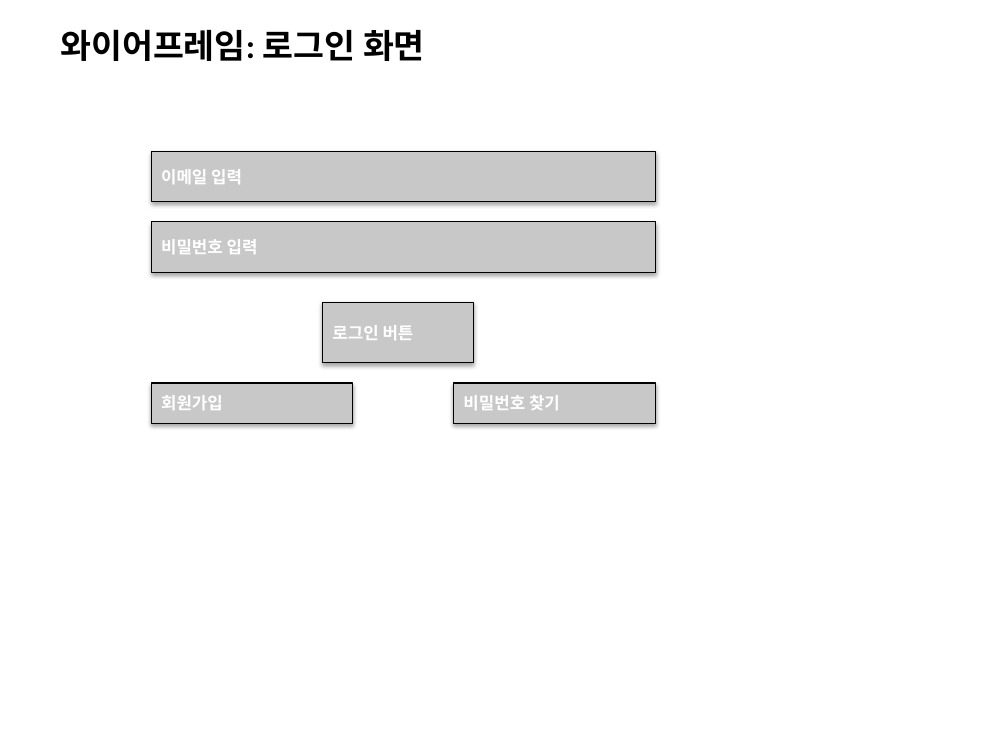
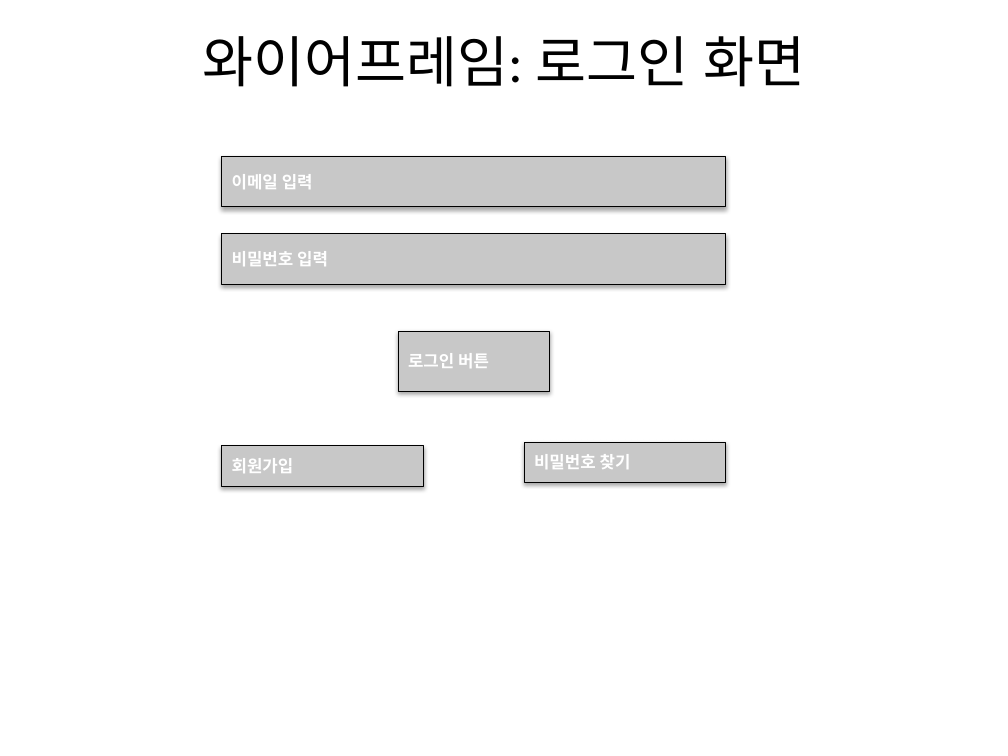
Before and after one commit to woghdqkr/resume, a slide deck: slide 4 of Screen Design.pptx (slide 7 before the commit). Drawn at 1008x756 pixels with LibreOffice and Linux fonts; fonts in the diff are those of the drawing. Boxes give left, top, right and bottom in pixels: in the first picture for what was removed or moved away, otherwise in the second. Text is boxed around its words. In the diff, an @@ line names an element or a change of style, - is before the commit and + after.

```diff
--- a/Screen Design.pptx
+++ b/Screen Design.pptx
@@ title "와이어프레임: 로그인 화면": place and size @@
-title "와이어프레임: 로그인 화면" at (60, 29, 425, 61)
+title "와이어프레임: 로그인 화면" at (202, 36, 806, 87)
@@ title "와이어프레임: 로그인 화면" at (202, 36, 806, 87): size 24 to 39.6 pt, bold off; alignment left to centre; vertical alignment top to middle @@
@@ rectangle "이메일 입력": place and size @@
-rectangle "이메일 입력" at (151, 151, 655, 202)
+rectangle "이메일 입력" at (222, 156, 726, 207)
@@ rectangle "비밀번호 입력": place and size @@
-rectangle "비밀번호 입력" at (151, 222, 655, 272)
+rectangle "비밀번호 입력" at (222, 234, 726, 284)
@@ rectangle "로그인 버튼": place and size @@
-rectangle "로그인 버튼" at (323, 302, 474, 363)
+rectangle "로그인 버튼" at (398, 331, 549, 391)
@@ rectangle "회원가입": place and size @@
-rectangle "회원가입" at (151, 383, 353, 423)
+rectangle "회원가입" at (222, 446, 423, 486)
@@ rectangle "비밀번호 찾기": place and size @@
-rectangle "비밀번호 찾기" at (454, 383, 655, 423)
+rectangle "비밀번호 찾기" at (524, 443, 726, 483)
```
Also in this commit, not shown: 3 other slides changed.
